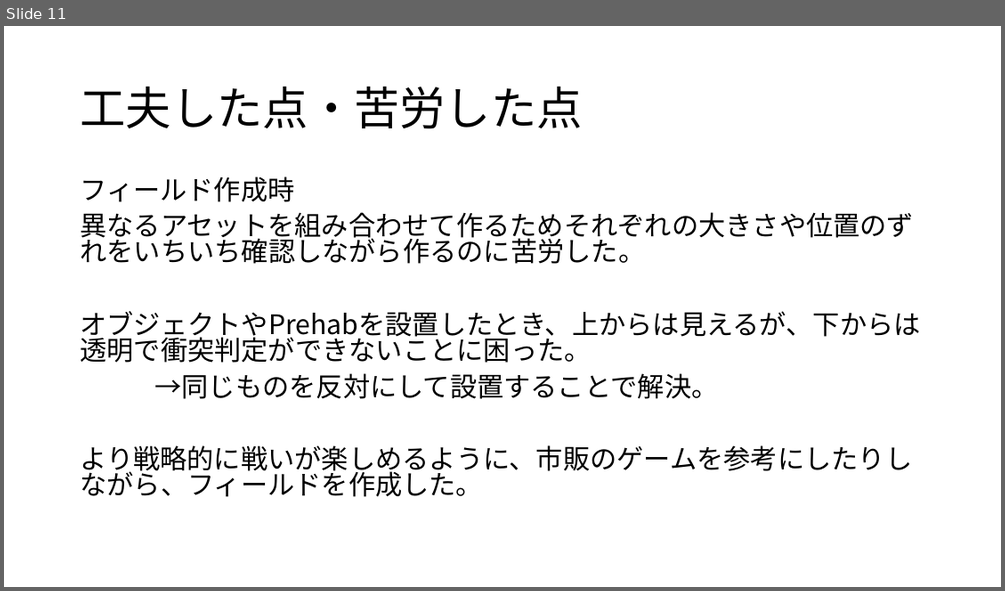
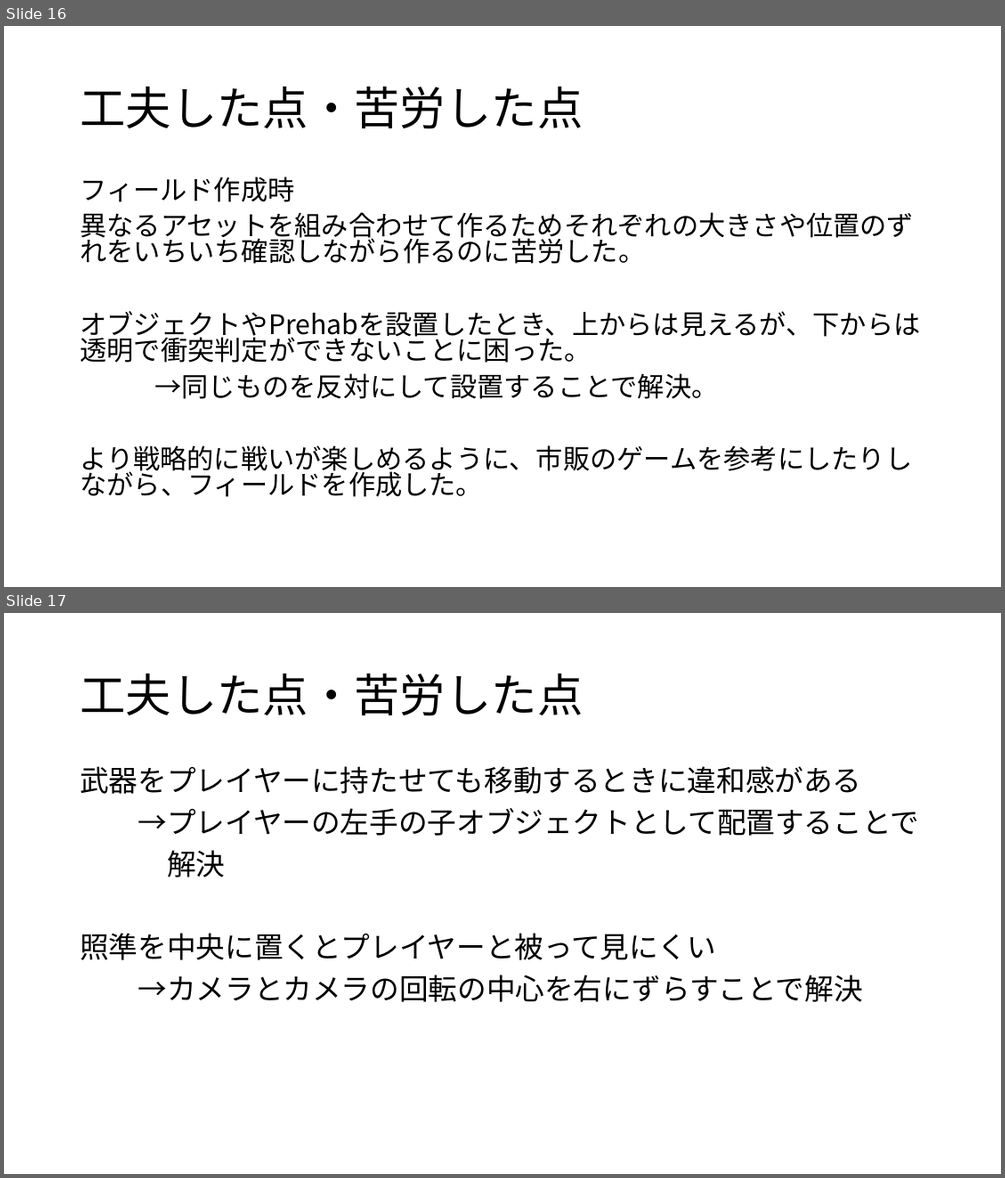
Before and after one commit to CGInteractive2018/CG_Interactive, a slide deck: Unityによるゲーム開発.pptx. Shown one above the other, each under a label of ours: slide 11 before the commit, slides 16 and 17 after it. The pictures are 1005x591 and 1005x1178 pixels, drawn with LibreOffice and Linux fonts; fonts in the diff are those of the drawing. Boxes give left, top, right and bottom in pixels: in the first picture for what was removed or moved away, otherwise in the second. Text is boxed around its words. In the diff, an @@ line names an element or a change of style, - is before the commit and + after.

```diff
--- a/Unityによるゲーム開発.pptx
+++ b/Unityによるゲーム開発.pptx
@@ slide 17 added at <box>4,613,1001,1174</box>, background #FFFFFF @@
@@ title added at <box>80,674,582,716</box>, 44 pt, text #000000 @@
+工夫した点・苦労した点
@@ text added at <box>80,766,920,1002</box>, 28 pt, text #000000 @@
+武器をプレイヤーに持たせても移動するときに違和感がある
+→プレイヤーの左手の子オブジェクトとして配置することで
+解決
+照準を中央に置くとプレイヤーと被って見にくい
+→カメラとカメラの回転の中心を右にずらすことで解決
@@ what was slide 11 is now slide 16 @@
```
Also in this commit, not shown: 3 slides changed, 5 other slides added.
